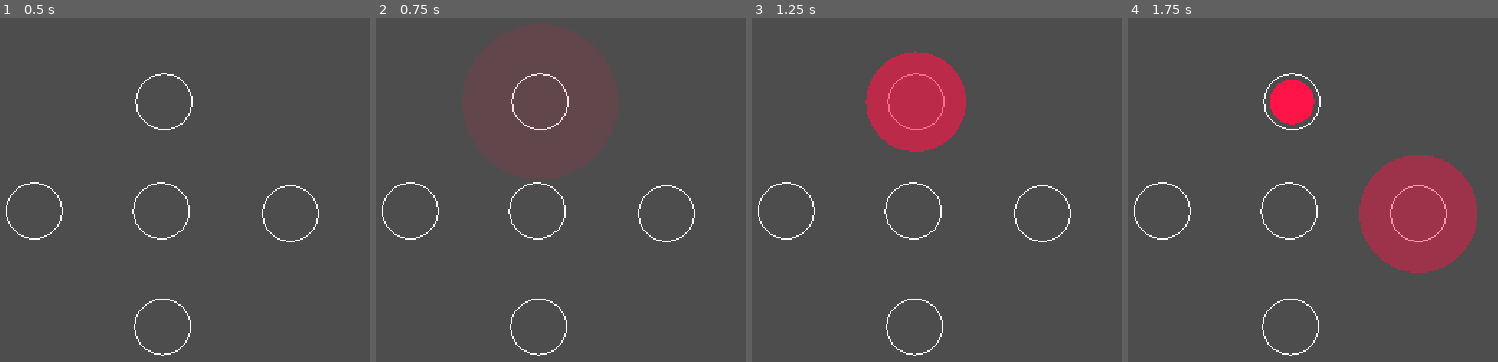
Above: before the commit, frames 1-4 (left to right).
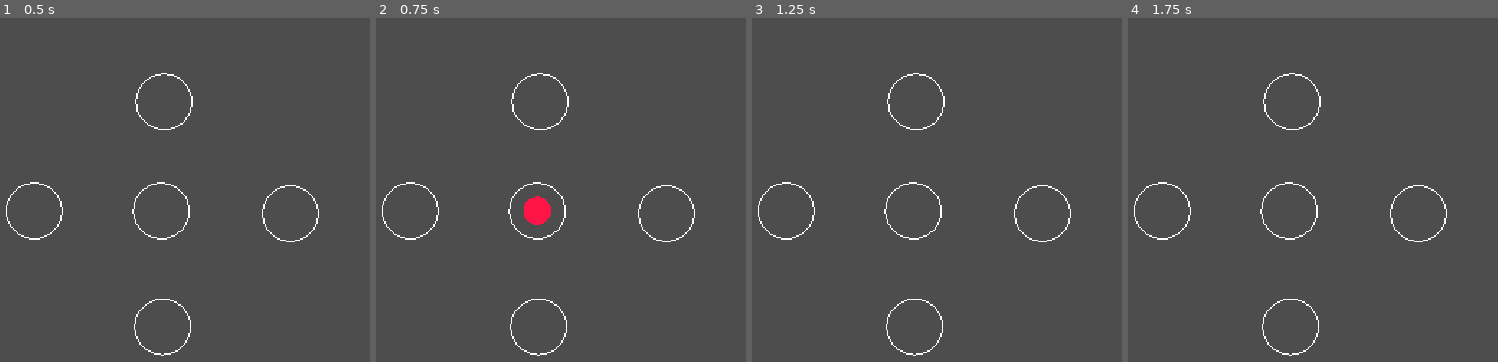
Above: after the commit, the same moments.

Repository: orfnyc/PirateGame
Game: Godot game, scene res://Scenes/CombatScene.tscn
Two runs of this game, one before a commit and one after it. Both use one fixed random seed, a clock stepped at 60 frames per second and the inputs below. Sound files missing from this copy of the repository are replaced by a short silence.
Inputs (mouse positions are in pixels of both pictures, inside the frame that each line leads up to):
- Up to frame 1 (0.5 s): no input
- Up to frame 2 (0.75 s): tap Enter at 0.5 s; move the mouse to (723, 190) at 0.52 s; click (723, 190) at 0.67 s
- Up to frame 3 (1.25 s): no input
- Up to frame 4 (1.75 s): move the mouse to (1139, 234) at 1.27 s; click (1139, 234) at 1.42 s

Frame 1 is identical in both runs. In frame 2, 0.7% of the frame differs, in the area x 36-53%, y 15-61%; in frame 3, 6.2%; in frame 4, 9.8%, in the area x 38-95%, y 18-75%.

Commit message:
made code bad for testing

Diff:
--- a/Scenes/CombatScene.gd
+++ b/Scenes/CombatScene.gd
@@ -10,6 +10,14 @@
 	3: $ButtonsFolder/Left,
 	4: $ButtonsFolder/Right,
 	5: $ButtonsFolder/Bottom
+}
+
+@onready var notes_folders: Dictionary[int, Node] = {
+	1: $NotesFolder/Middle,
+	2: $NotesFolder/Top,
+	3: $NotesFolder/Left,
+	4: $NotesFolder/Right,
+	5: $NotesFolder/Bottom
 }
 
 var score: int = 0
@@ -33,13 +41,19 @@
 func increment_score(val: int):
 	score += val
 
-func _on_conductor_beat(position: float) -> void:
-	position = position / 4 + 1
-	if notes_data.has(position):
+func _on_conductor_beat(pos: float) -> void:
+	pos = pos / 4 + 0
+	if notes_data.has(pos):
 		var new_note: Note = NOTE.instantiate()
-		new_note.init_note(buttons[notes_data[position]].position)
+		new_note.init_note(buttons[notes_data[pos]].position)
 		new_note.connect("increment_score", increment_score)
-		notes_folder.add_child(new_note)
+		new_note.connect("clicked", evaluate_for_removal)
+		notes_folders[notes_data[pos]].add_child(new_note)
+
+func evaluate_for_removal(note: Note):
+	var others_at_position: Array[Node] = note.get_parent().get_children()
+	if note == others_at_position[0]:
+		note.queue_free()
 
 func _draw() -> void:
 	for i in range(1,6):
--- a/Scenes/CombatScene.tscn
+++ b/Scenes/CombatScene.tscn
@@ -26,6 +26,16 @@
 
 [node name="NotesFolder" type="Node" parent="." unique_id=1356039001]
 
+[node name="Bottom" type="Node" parent="NotesFolder" unique_id=1378264266]
+
+[node name="Middle" type="Node" parent="NotesFolder" unique_id=605381203]
+
+[node name="Left" type="Node" parent="NotesFolder" unique_id=820936566]
+
+[node name="Top" type="Node" parent="NotesFolder" unique_id=653751039]
+
+[node name="Right" type="Node" parent="NotesFolder" unique_id=619205015]
+
 [node name="Conductor" parent="." unique_id=697223448 instance=ExtResource("4_eel7g")]
 stream = ExtResource("3_sygbj")
 bpm = 90
--- a/Scenes/Note.gd
+++ b/Scenes/Note.gd
@@ -8,6 +8,7 @@
 @export var input = ""
 
 signal increment_score(amount: int)
+signal clicked(note: Note)
 
 # Called when the node enters the scene tree for the first time.
 func _ready() -> void:
@@ -15,19 +16,20 @@
 
 func init_note(pos: Vector2) -> void:
 	position = pos
-	size = 120
-	modulate = Color("#ffffff00")
+	size = 40
+	modulate = Color("#ffffffff")
+	#modulate = Color("#ffffff00")
 	var tween: Tween = create_tween()
-	tween.tween_property(self, "size", 40, 1)
-	tween.parallel().tween_property(self, "modulate", Color("#FFFFFFFF"), 1)
-	tween.tween_property(self, "size", 0, 0.5)
+	#tween.tween_property(self, "size", 40, 1)
+	#tween.parallel().tween_property(self, "modulate", Color("#FFFFFFFF"), 1)
+	tween.tween_property(self, "size", 0, 0.2)
 
 
 # Called every frame. 'delta' is the elapsed time since the previous frame.
 func _process(_delta: float) -> void:
 	if size <= 2:
 		increment_score.emit(-1)
-		print("total miss")
+		#print("total miss")
 		queue_free()
 	if size >= 35 and size <= 45:
 		status = "perfect"
@@ -55,7 +57,7 @@
 				else:
 					increment_score.emit(-1)
 					print(status)
-				queue_free()
+				clicked.emit(self)
 
 func _draw() -> void:
 	draw_circle(Vector2.ZERO, size, Color("FF1447"))
Not shown, changed: Assets/MapFiles/Leave-Her-Johnny.txt
